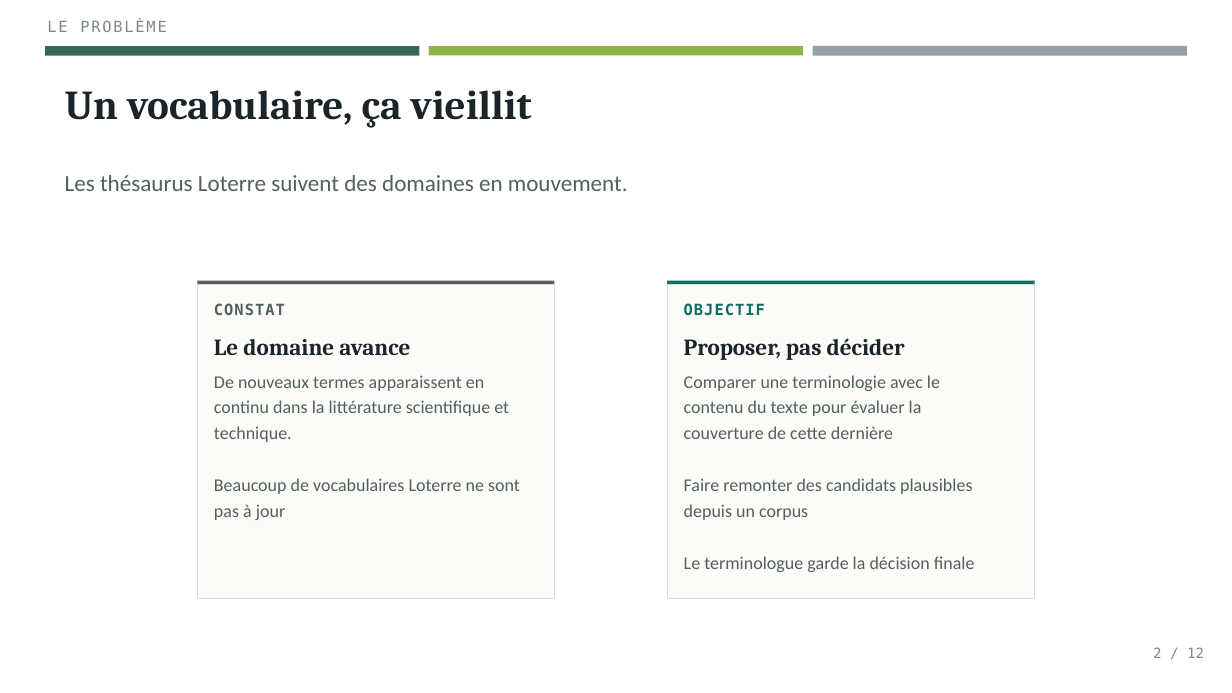
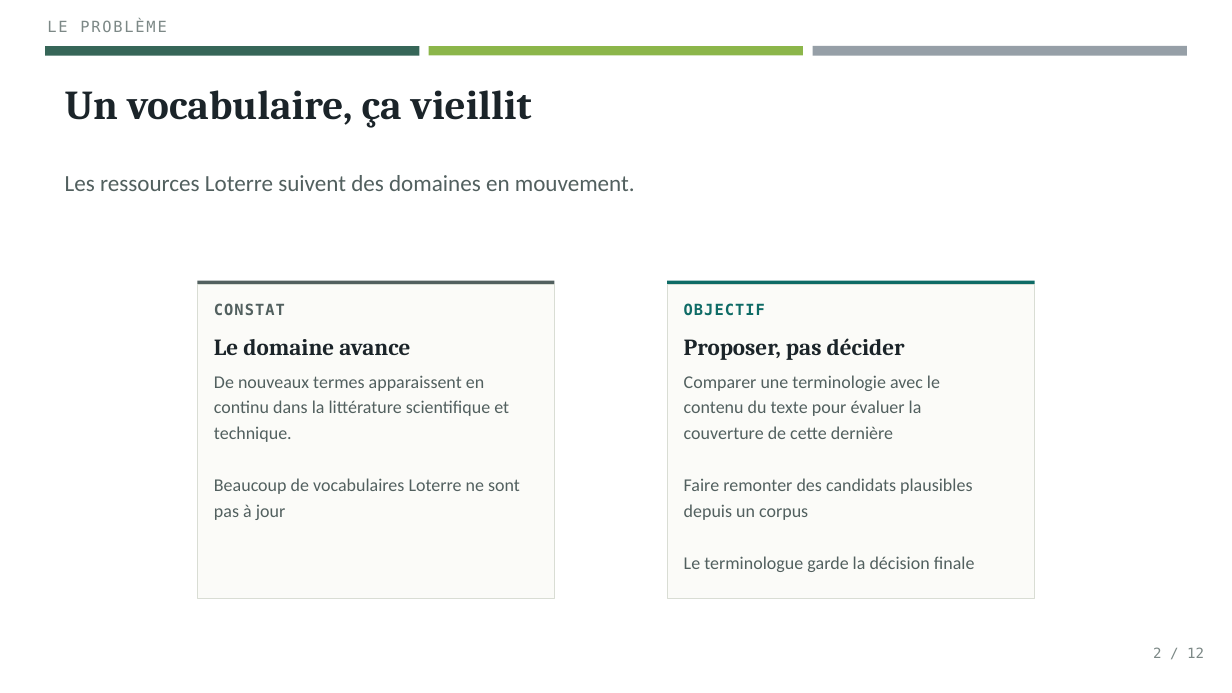
Before and after one commit to stephane54/loterre-annotate, a slide deck: slide 2 of docs/Extraction_terminologique_v2.pptx. Drawn at 1232x693 pixels with LibreOffice and Linux fonts; fonts in the diff are those of the drawing. Boxes give left, top, right and bottom in pixels: in the first picture for what was removed or moved away, otherwise in the second. Text is boxed around its words. In the diff, an @@ line names an element or a change of style, - is before the commit and + after.

Commit message:
release: loterre-annotate v1.10.0

```diff
--- a/docs/Extraction_terminologique_v2.pptx
+++ b/docs/Extraction_terminologique_v2.pptx
@@ text at [65, 175, 635, 191]: text changed @@
-Les thésaurus Loterre suivent des domaines en mouvement.
+Les ressources Loterre suivent des domaines en mouvement.
```
Also in this commit, not shown: 6 other slides changed, 2 slides removed, 14 other files.
